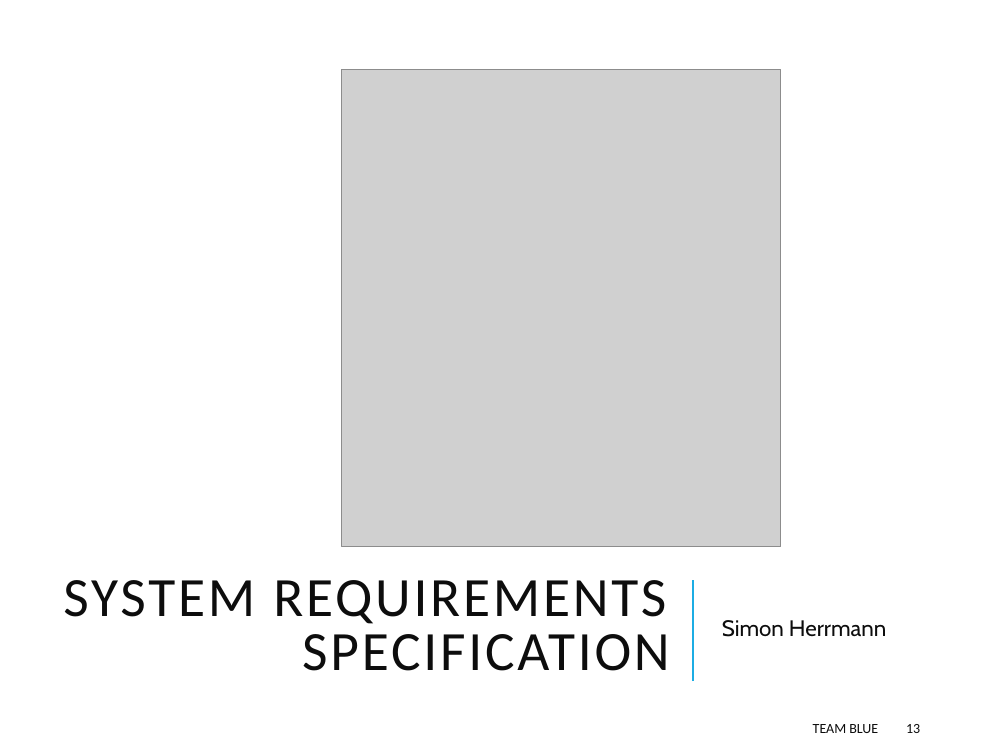
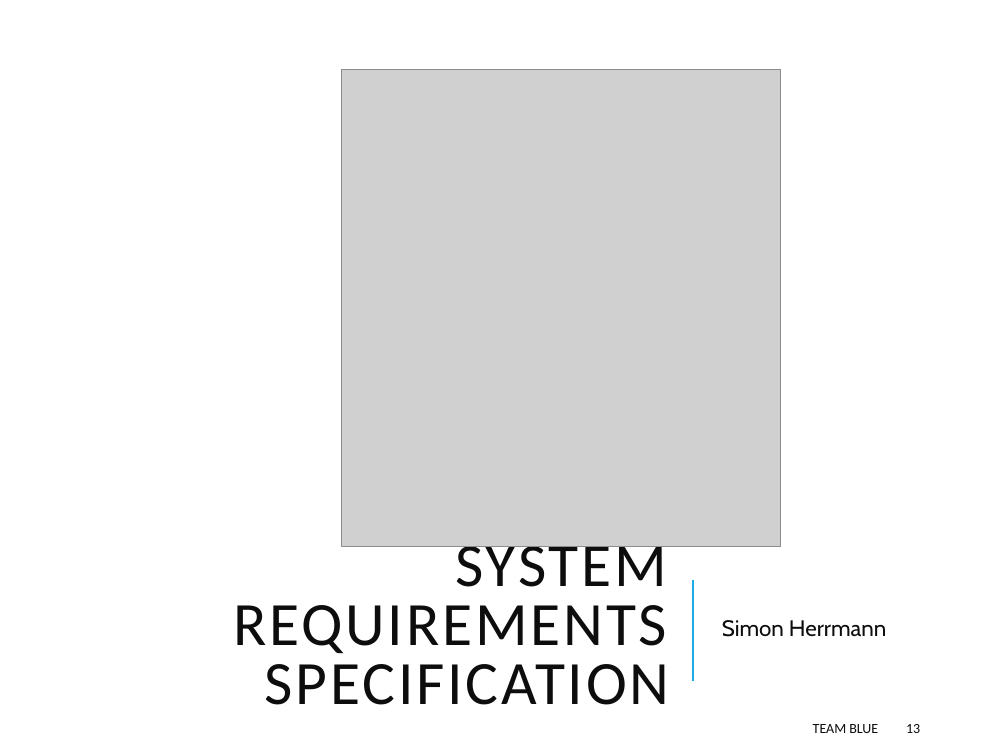
Before and after one commit to Hyferion/ch.bfh.bti7081.s2018.blue, a slide deck: slide 13 of Docs/task02/Task 2.pptx. Drawn at 1008x756 pixels with LibreOffice and Linux fonts; fonts in the diff are those of the drawing; grey boxes stand for pictures. Boxes give left, top, right and bottom in pixels: in the first picture for what was removed or moved away, otherwise in the second. Text is boxed around its words. In the diff, an @@ line names an element or a change of style, - is before the commit and + after.

Commit message:
system architecture added

```diff
--- a/Docs/task02/Task 2.pptx
+++ b/Docs/task02/Task 2.pptx
@@ title "SYSTEM REQUIREMENTS SPECIFICATION" at <box>233,534,670,705</box>: size 39.6 to 44 pt @@
```
Also in this commit, not shown: 5 other slides changed.
